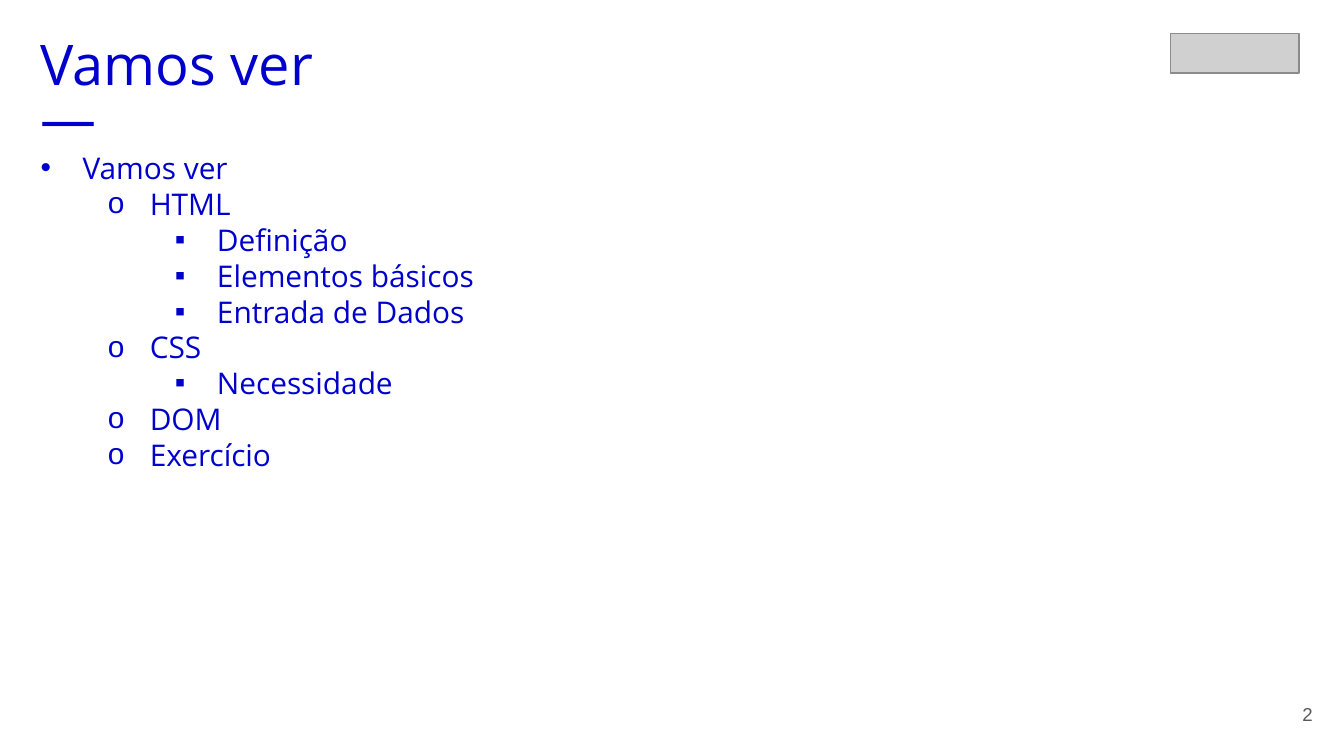
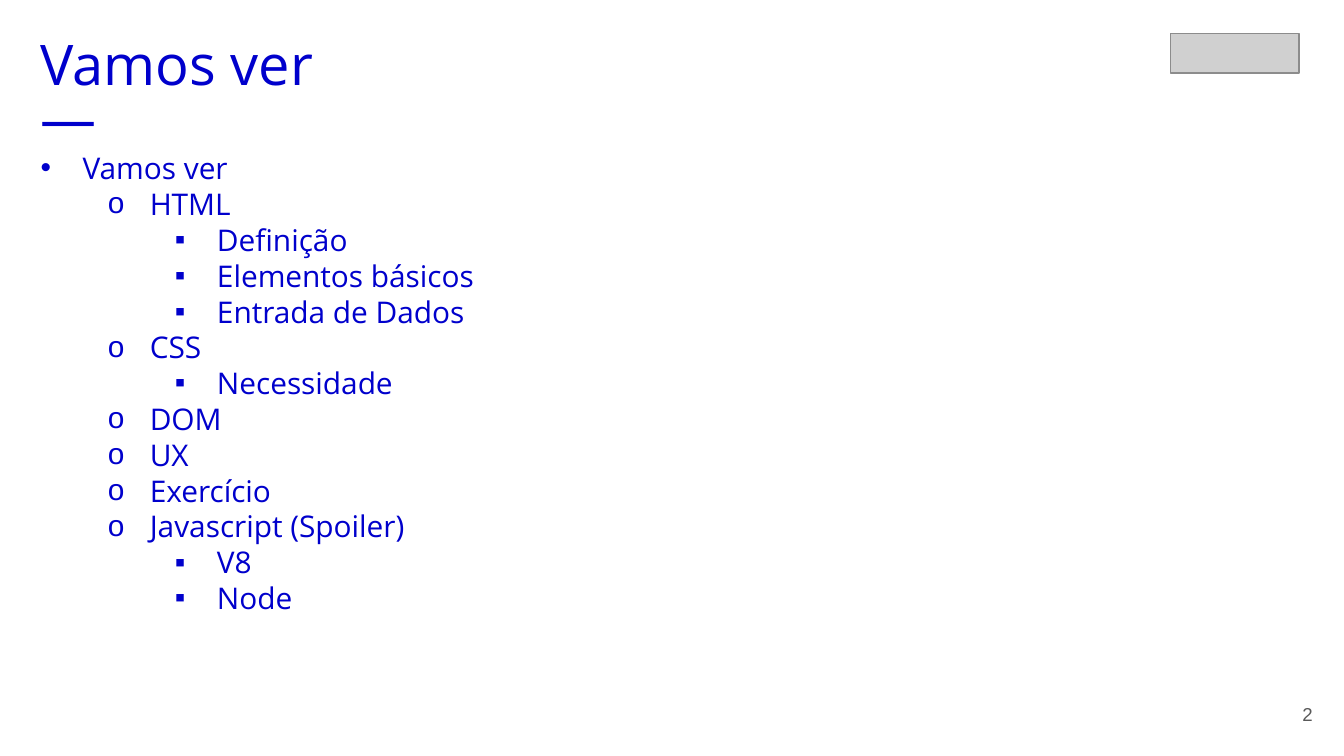
Before and after one commit to ferfox1981/embarque-digital-serpro, a slide deck: slide 2 of aula2/embarque-digital-serpro-aula2.pptx. Drawn at 1344x756 pixels with LibreOffice and Linux fonts; fonts in the diff are those of the drawing; grey boxes stand for pictures. Boxes give left, top, right and bottom in pixels: in the first picture for what was removed or moved away, otherwise in the second. Text is boxed around its words. In the diff, an @@ line names an element or a change of style, - is before the commit and + after.

```diff
--- a/aula2/embarque-digital-serpro-aula2.pptx
+++ b/aula2/embarque-digital-serpro-aula2.pptx
@@ text at (150, 444, 189, 467): paragraph added @@
+  o UX
@@ text at (150, 514, 404, 610): paragraphs added @@
+  o Javascript (Spoiler)
+    ▪ V8
+    ▪ Node
```
Also in this commit, not shown: 7 other slides changed, 4 slides added, 3 other files.
